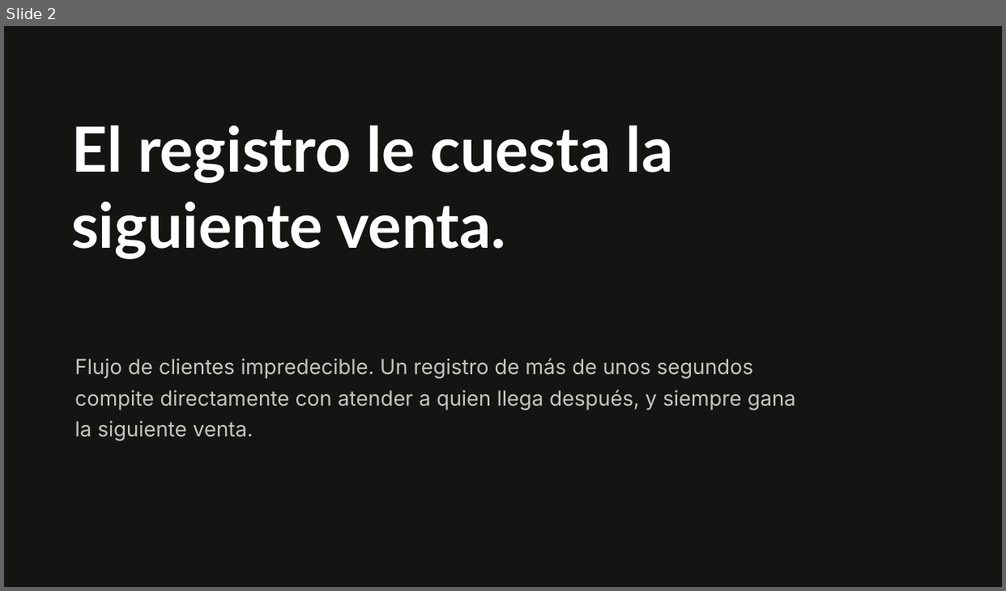
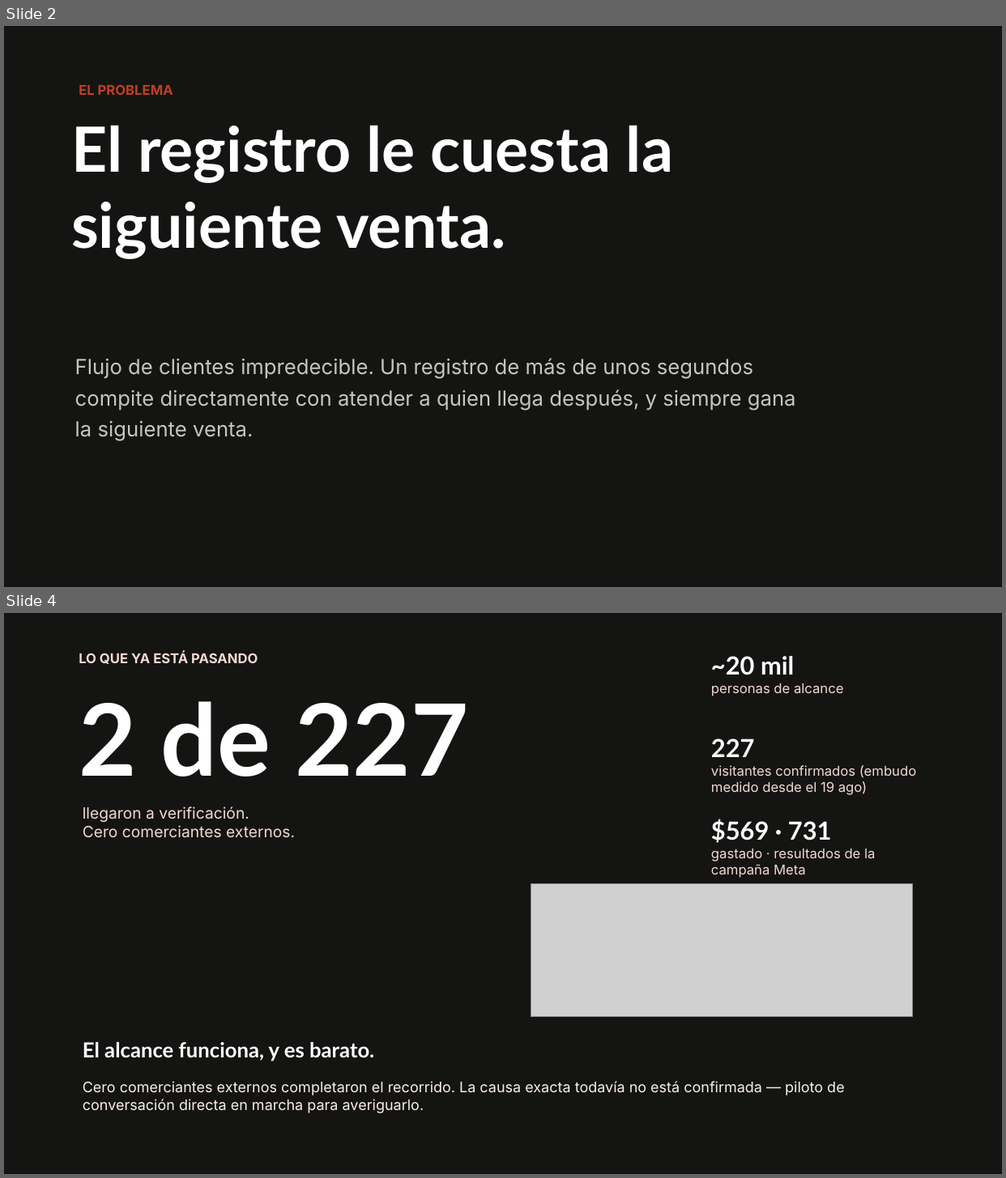
Before and after one commit to claudiafalcon/nahui, a slide deck: evidence/2026-08-22-demo-day/Nahui - Pitch Demo Day v2.pptx. Shown one above the other, each under a label of ours: slide 2 before the commit, slides 2 and 4 after it; the slides between them are not shown. The pictures are 1006x591 and 1006x1178 pixels, drawn with LibreOffice and Linux fonts; fonts in the diff are those of the drawing; grey boxes stand for pictures. Boxes give left, top, right and bottom in pixels: in the first picture for what was removed or moved away, otherwise in the second. Text is boxed around its words. In the diff, an @@ line names an element or a change of style, - is before the commit and + after.

```diff
--- a/evidence/2026-08-22-demo-day/Nahui - Pitch Demo Day v2.pptx
+++ b/evidence/2026-08-22-demo-day/Nahui - Pitch Demo Day v2.pptx
@@ slide 4 added at <box>4,613,1002,1174</box>, background #FFFFFF @@
@@ rectangle added at <box>4,613,1002,1174</box>, fill #141413 @@
@@ text added at <box>79,653,258,664</box>, 13 pt, text #F3D9D1, bold @@
+LO QUE YA ESTÁ PASANDO
@@ text added at <box>711,656,794,675</box>, 24 pt, text #FFFFFF, bold @@
+~20 mil
@@ text added at <box>711,683,843,696</box>, 13 pt, text #F3D9D1 @@
+personas de alcance
@@ text added at <box>79,701,468,777</box>, 96 pt, text #FFFFFF, bold @@
+2 de 227
@@ text added at <box>711,739,755,757</box>, 24 pt, text #FFFFFF, bold @@
+227
@@ text added at <box>711,765,916,795</box>, 13 pt, text #F3D9D1 @@
+visitantes confirmados (embudo medido desde el 19 ago)
@@ text added at <box>83,807,295,838</box>, 15 pt, text #F3D9D1 @@
+llegaron a verificación.
+Cero comerciantes externos.
@@ text added at <box>711,819,832,843</box>, 24 pt, text #FFFFFF, bold @@
+$569 · 731
@@ text added at <box>711,849,875,878</box>, 13 pt, text #F3D9D1 @@
+gastado · resultados de la campaña Meta
@@ picture added at <box>531,884,913,1016</box> @@
@@ text added at <box>83,1042,374,1062</box>, 20 pt, text #FFFFFF, bold @@
+El alcance funciona, y es barato.
@@ text added at <box>83,1081,845,1114</box>, 14 pt, text #FAEEEA @@
+Cero comerciantes externos completaron el recorrido. La causa exacta todavía no está confirmada — piloto de conversación directa en marcha para averiguarlo.
@@ slide 2 changed as well @@
@@ text added at <box>79,84,173,95</box>, 13 pt, text #C13F26, bold @@
+EL PROBLEMA
```
Also in this commit, not shown: 1 other slide changed, 3 other slides added, 9 slides removed, 1 other file.
